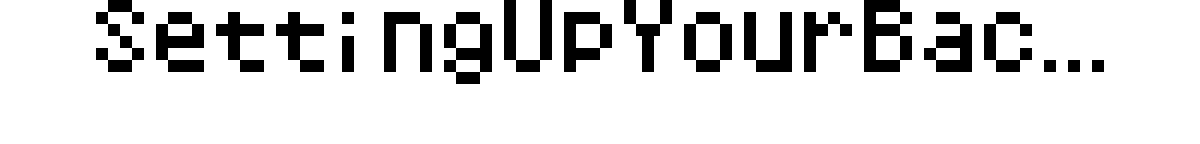
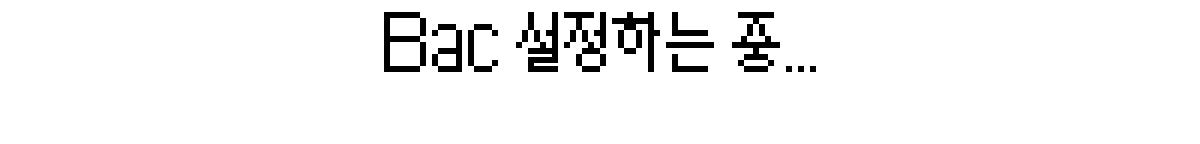
Layers edited between the first and the second 1200×144 image:
showed "Korean", painted on it over [240, 0, 960, 84]
hid "English", painted on it over [96, 0, 1104, 84]
